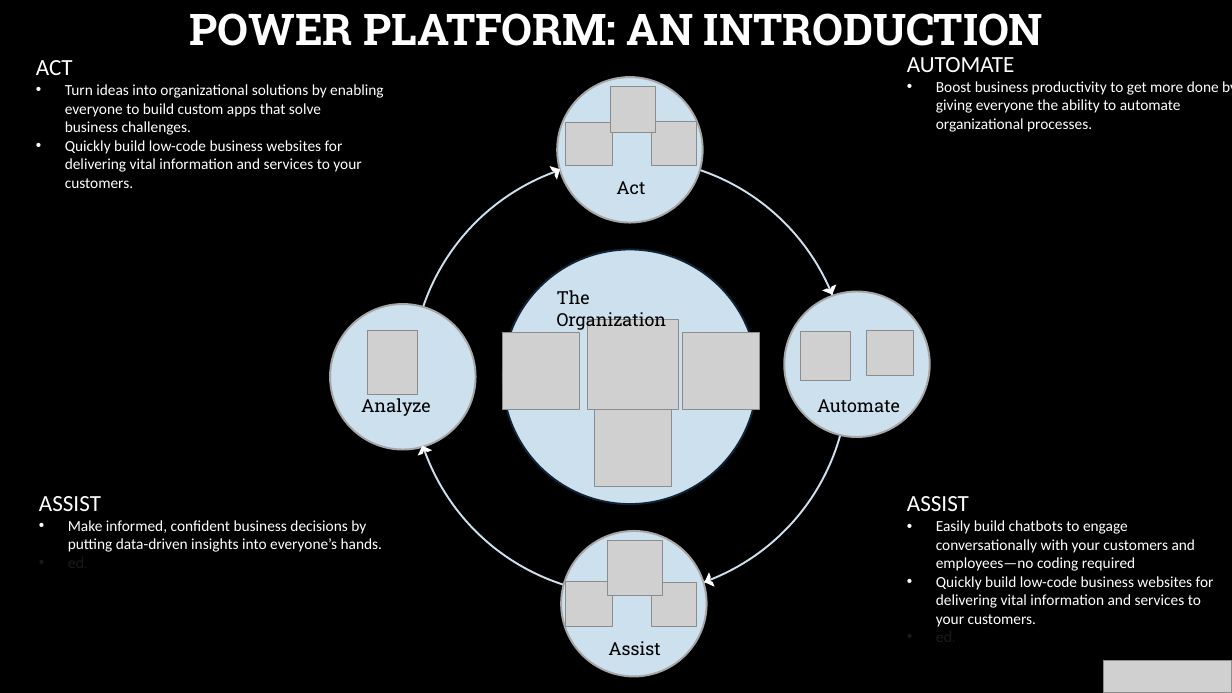
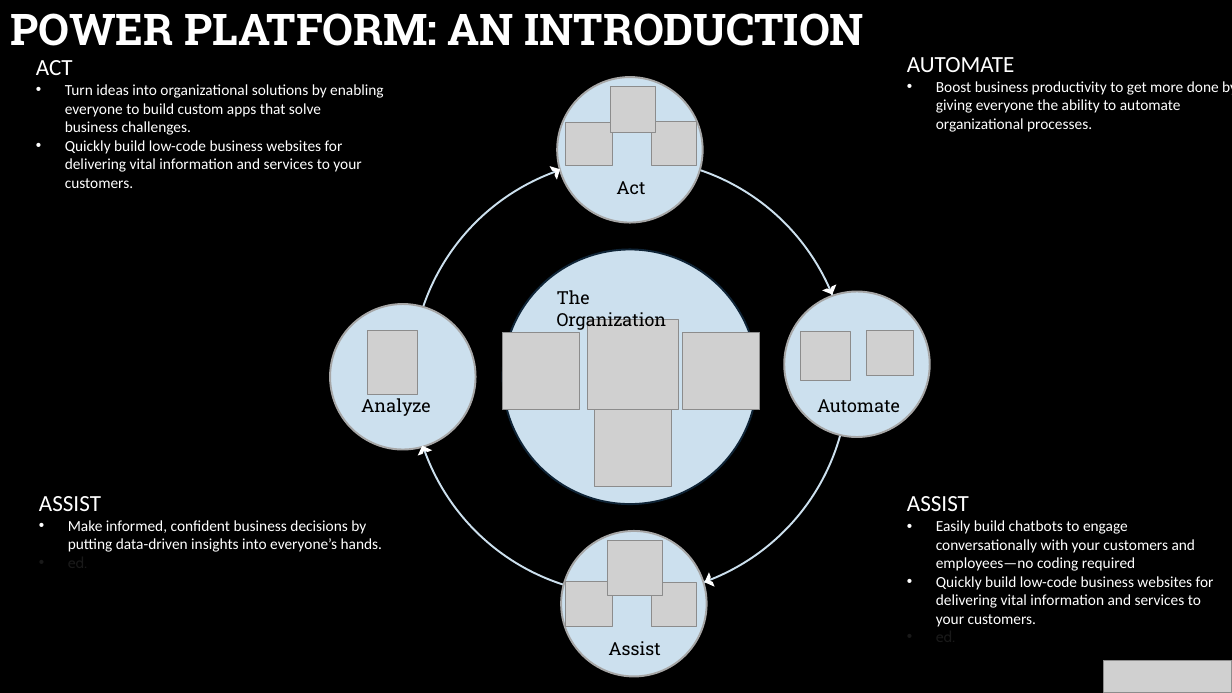
Before and after one commit to codidharma/presentations, a slide deck: slide 4 of 2022/LogicAppsVPowerAutomate.pptx. Drawn at 1232x693 pixels with LibreOffice and Linux fonts; fonts in the diff are those of the drawing; grey boxes stand for pictures; background and template pictures are left out. Boxes give left, top, right and bottom in pixels: in the first picture for what was removed or moved away, otherwise in the second. Text is boxed around its words. In the diff, an @@ line names an element or a change of style, - is before the commit and + after.

```diff
--- a/2022/LogicAppsVPowerAutomate.pptx
+++ b/2022/LogicAppsVPowerAutomate.pptx
@@ title "POWER PLATFORM: AN INTRODUCTION" at (10, 13, 864, 46): alignment centre to left @@
```
Also in this commit, not shown: 5 other slides changed, 5 slides added, 1 slide removed.
